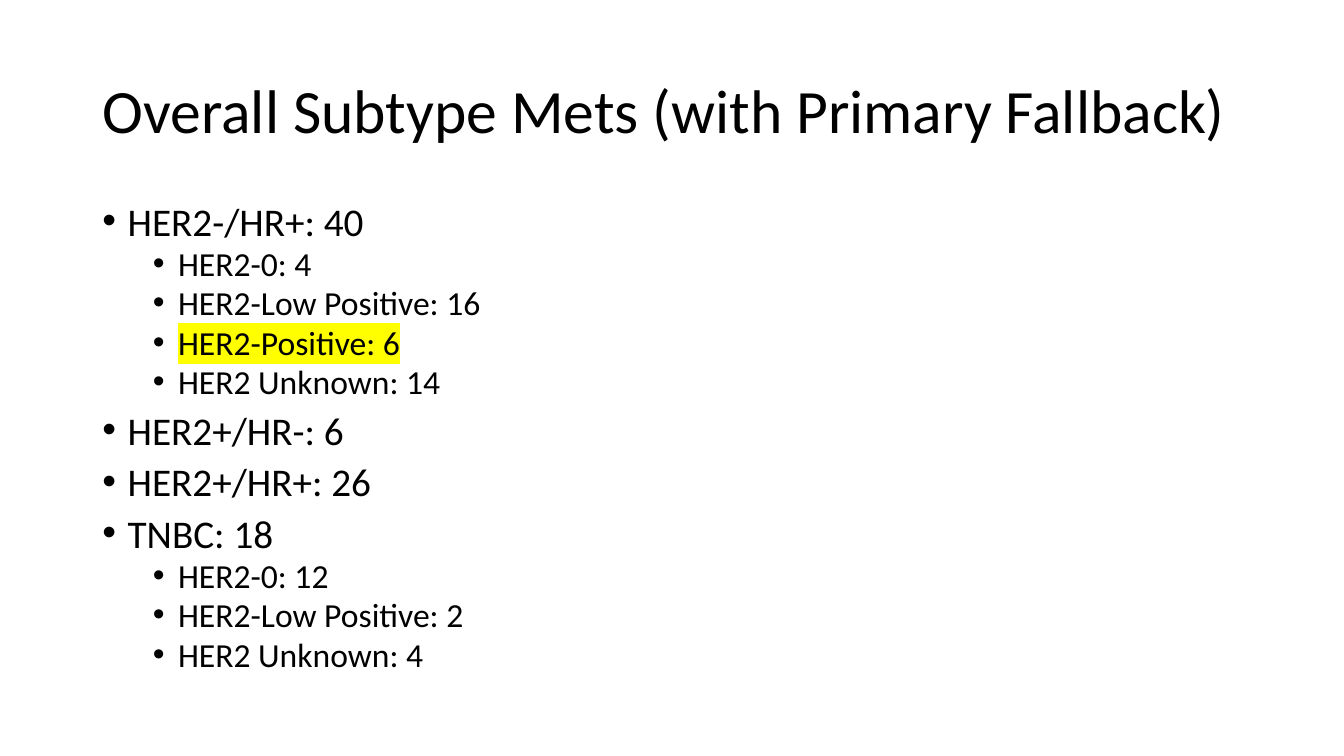
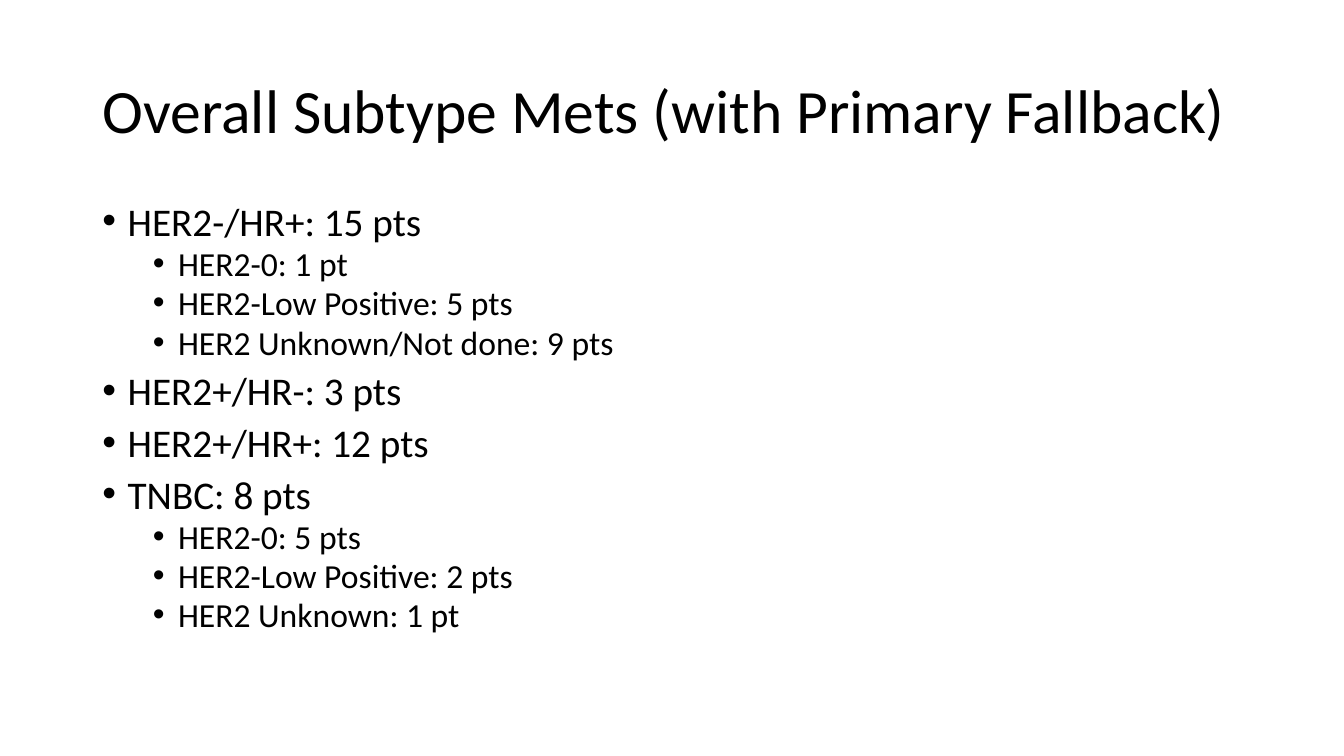
Before and after one commit to PatrickT75/BCBM_TMA_GeoMx, a slide deck: slide 3 of presentations/BCBM Subtype Analysis.pptx. Drawn at 1344x756 pixels with LibreOffice and Linux fonts; fonts in the diff are those of the drawing. Boxes give left, top, right and bottom in pixels: in the first picture for what was removed or moved away, otherwise in the second. Text is boxed around its words. In the diff, an @@ line names an element or a change of style, - is before the commit and + after.

Commit message:
updated presentations

```diff
--- a/presentations/BCBM Subtype Analysis.pptx
+++ b/presentations/BCBM Subtype Analysis.pptx
@@ text at [128,208,614,633]: text changed @@
-• HER2-/HR+: 40
-  • HER2-0: 4
-  • HER2-Low Positive: 16
-  • HER2-Positive: 6
-  • HER2 Unknown: 14
-• HER2+/HR-: 6
-• HER2+/HR+: 26
-• TNBC: 18
-  • HER2-0: 12
-  • HER2-Low Positive: 2
-  • HER2 Unknown: 4
+• HER2-/HR+: 15 pts
+  • HER2-0: 1 pt
+  • HER2-Low Positive: 5 pts
+  • HER2 Unknown/Not done: 9 pts
+• HER2+/HR-: 3 pts
+• HER2+/HR+: 12 pts
+• TNBC: 8 pts
+  • HER2-0: 5 pts
+  • HER2-Low Positive: 2 pts
+  • HER2 Unknown: 1 pt
```
Also in this commit, not shown: 5 other slides changed, 5 other files.
